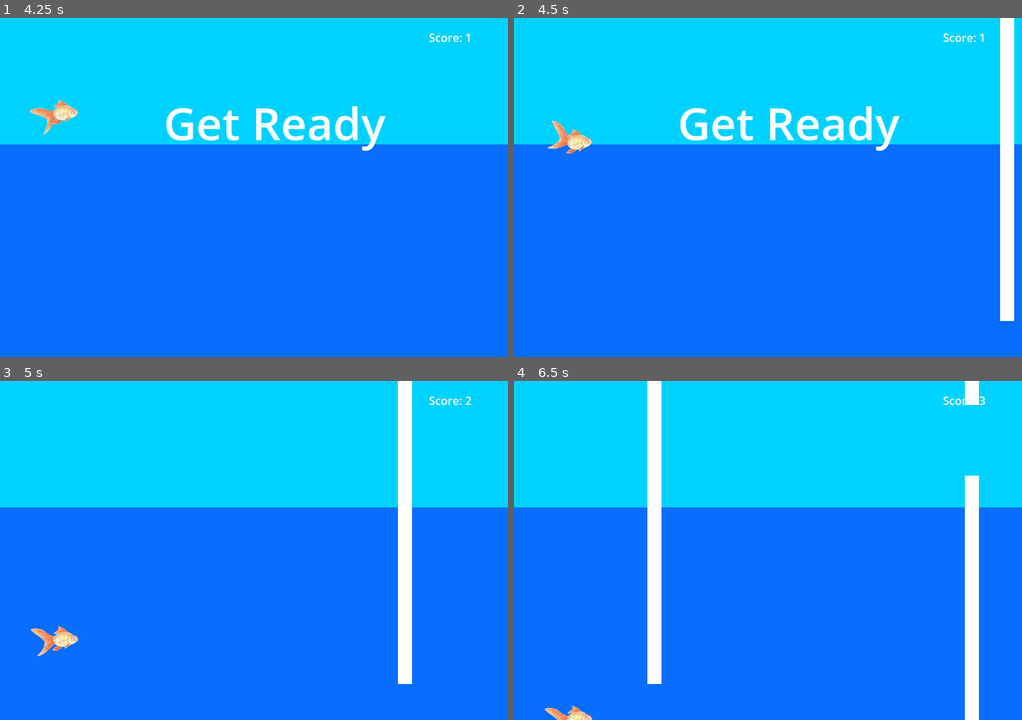
Above: before the commit, frames 1-4 (two rows, left to right).
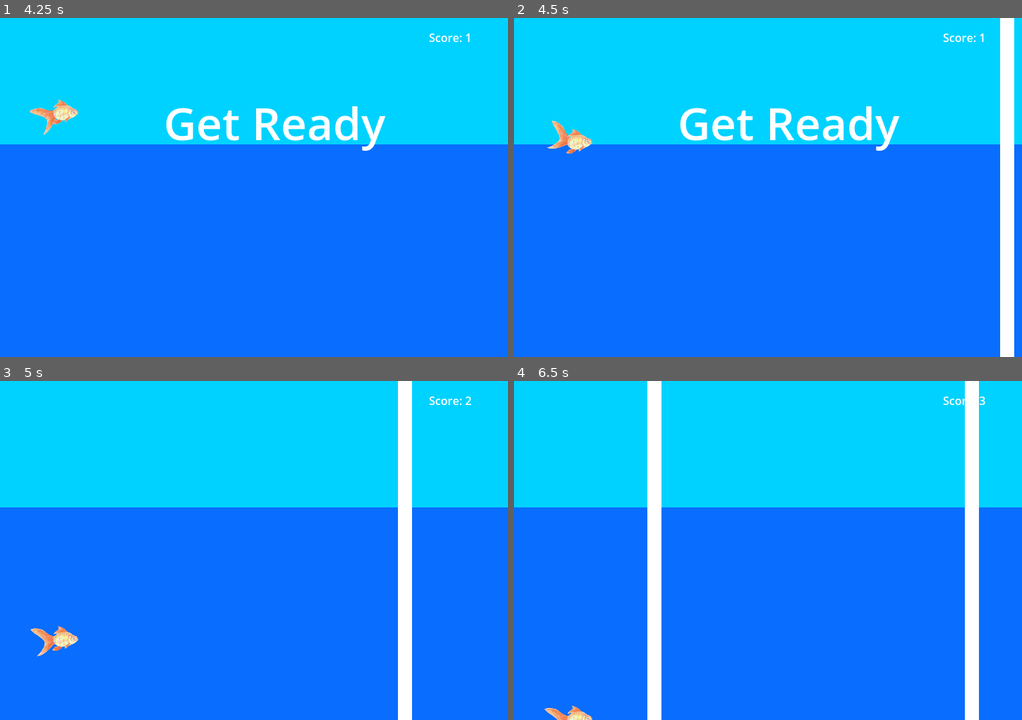
Above: after the commit, the same moments.

Repository: Aveli-games/splashy-fish
Game: Godot game, scene res://main.tscn
Same seed, same stepped clock (60 frames per second), same inputs: the game is played once before the commit and once after it.
Inputs:
- Up to frame 1 (4.25 s): click "Start" at 0.5 s; tap Enter at 1.25 s; hold W (swim_up) 1.28-2.03 s; hold S (swim_down) 2.03-2.78 s; hold W (swim_up) from 2.78 s (still down)
- Up to frame 2 (4.5 s): release W (swim_up) at 4.28 s; hold S (swim_down) from 4.28 s (still down)
- Up to frame 3 (5 s): keep holding S (swim_down)
- Up to frame 4 (6.5 s): keep holding S (swim_down)

Frame 1 is identical in both runs. In frame 2, 0.3% of the frame differs, in the area x 95-99%, y 89-100%; in frame 3, 0.3%; in frame 4, 0.9%, in the area x 26-92%, y 7-100%.

Commit message:
parameterize gate gap

Diff:
--- a/main.gd
+++ b/main.gd
@@ -41,6 +41,9 @@
 	# Choose the velocity for the obstacle.
 	obstacle.linear_velocity = 250 * Vector2.LEFT
 
+	# Parameterized gap for obstacle
+	obstacle.set_gap(0)
+
 	# Spawn the obstacle by adding it to the Main scene.
 	add_child(obstacle)
 
--- /dev/null
+++ b/obstacle_wall.gd
@@ -0,0 +1,5 @@
+extends RigidBody2D
+
+func set_gap(gap_size):
+	$TopGate.translate(Vector2(0, -gap_size))
+	$BottomGate.translate(Vector2(0, gap_size))
--- a/obstacle_wall.tscn
+++ b/obstacle_wall.tscn
@@ -1,30 +1,30 @@
-[gd_scene load_steps=3 format=3 uid="uid://j47r672at4fb"]
+[gd_scene load_steps=4 format=3 uid="uid://j47r672at4fb"]
 
+[ext_resource type="Script" path="res://obstacle_wall.gd" id="1_pkycu"]
 [ext_resource type="Texture2D" uid="uid://dy2doeee2u4of" path="res://art/1x1_#FFFFFFFF.png" id="2_lm2ql"]
 
 [sub_resource type="RectangleShape2D" id="RectangleShape2D_ucyvm"]
-size = Vector2(500, 20)
+size = Vector2(20, 500)
 
 [node name="Obstacle" type="RigidBody2D"]
 gravity_scale = 0.0
+script = ExtResource("1_pkycu")
 metadata/_edit_horizontal_guides_ = [500.0, -500.0]
 
-[node name="CollisionShape2D" type="CollisionShape2D" parent="."]
-position = Vector2(2.08165e-12, 300)
-rotation = 1.5708
+[node name="TopGate" type="CollisionShape2D" parent="."]
+position = Vector2(2.08165e-12, -250)
 shape = SubResource("RectangleShape2D_ucyvm")
 
-[node name="Sprite2D" type="Sprite2D" parent="CollisionShape2D"]
-scale = Vector2(500, 20)
+[node name="Sprite2D" type="Sprite2D" parent="TopGate"]
+scale = Vector2(20, 500)
 texture = ExtResource("2_lm2ql")
 
-[node name="CollisionShape2D2" type="CollisionShape2D" parent="."]
-position = Vector2(2.08165e-12, -300)
-rotation = 1.5708
+[node name="BottomGate" type="CollisionShape2D" parent="."]
+position = Vector2(2.08165e-12, 250)
 shape = SubResource("RectangleShape2D_ucyvm")
 
-[node name="Sprite2D" type="Sprite2D" parent="CollisionShape2D2"]
-scale = Vector2(500, 20)
+[node name="Sprite2D" type="Sprite2D" parent="BottomGate"]
+scale = Vector2(20, 500)
 texture = ExtResource("2_lm2ql")
 
 [node name="VisibleOnScreenEnabler2D" type="VisibleOnScreenEnabler2D" parent="."]
